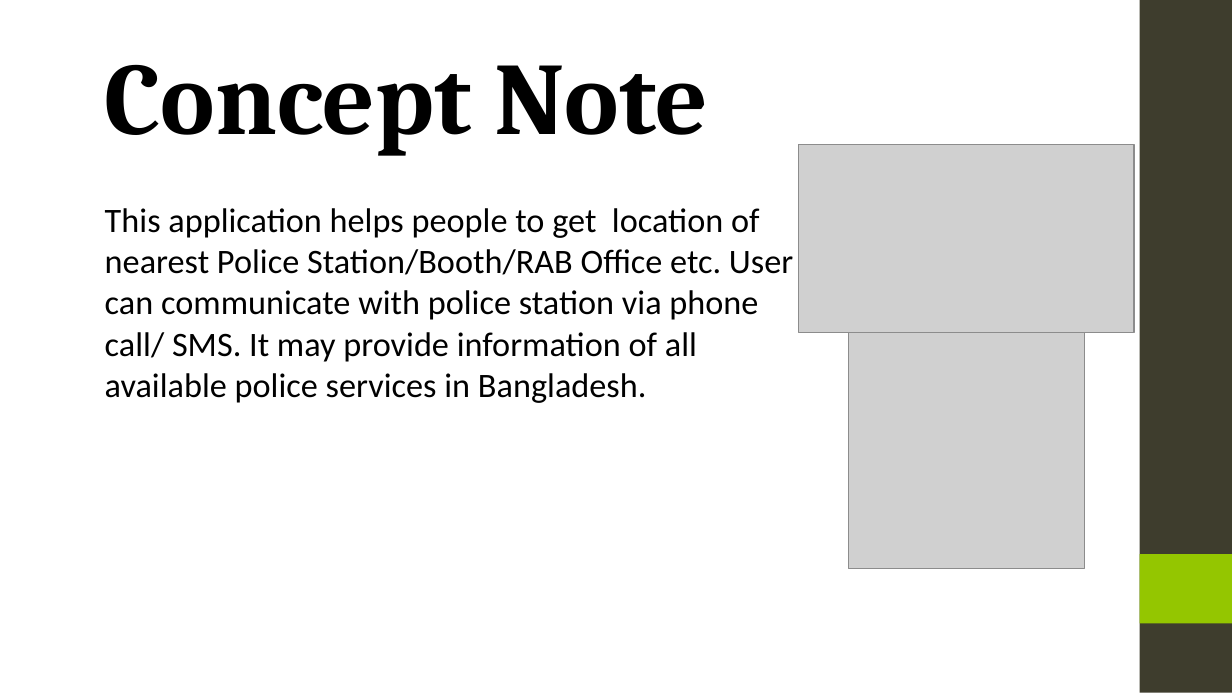
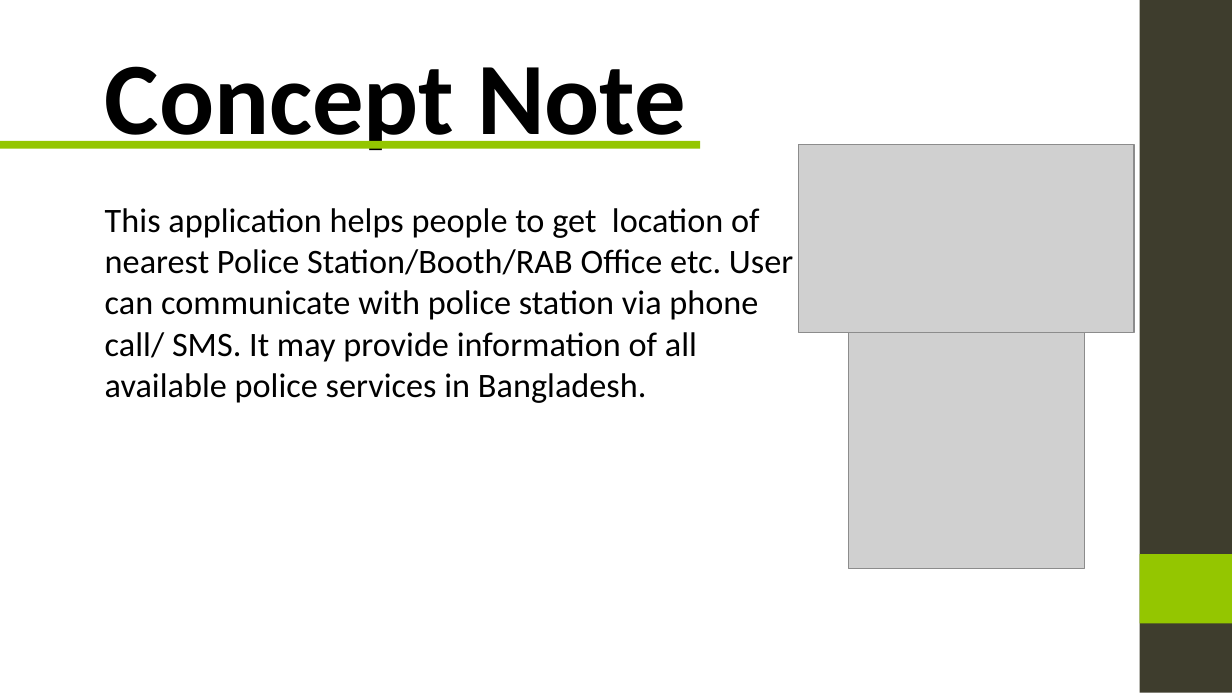
Before and after one commit to ServiceInnovationCamp/Group23, a slide deck: slide 2 of Team 23.ppt. Drawn at 1232x693 pixels with LibreOffice and Linux fonts; fonts in the diff are those of the drawing; grey boxes stand for pictures; background and template pictures are left out. Boxes give left, top, right and bottom in pixels: in the first picture for what was removed or moved away, otherwise in the second. Text is boxed around its words. In the diff, an @@ line names an element or a change of style, - is before the commit and + after.

```diff
--- a/Team 23.ppt
+++ b/Team 23.ppt
@@ title "Concept Note" at (105,66,686,150): font Cambria to Calibri @@
@@ line added from (0, 145) to (700, 145), #94C600 4.51 pt @@
```
Also in this commit, not shown: 4 other slides changed, 5 slides added, 3 slides removed.
